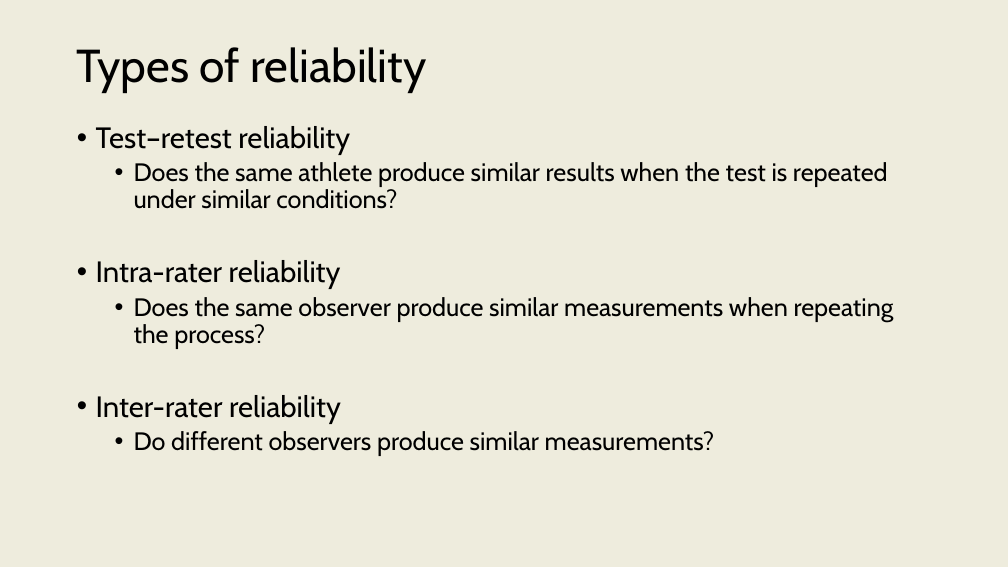
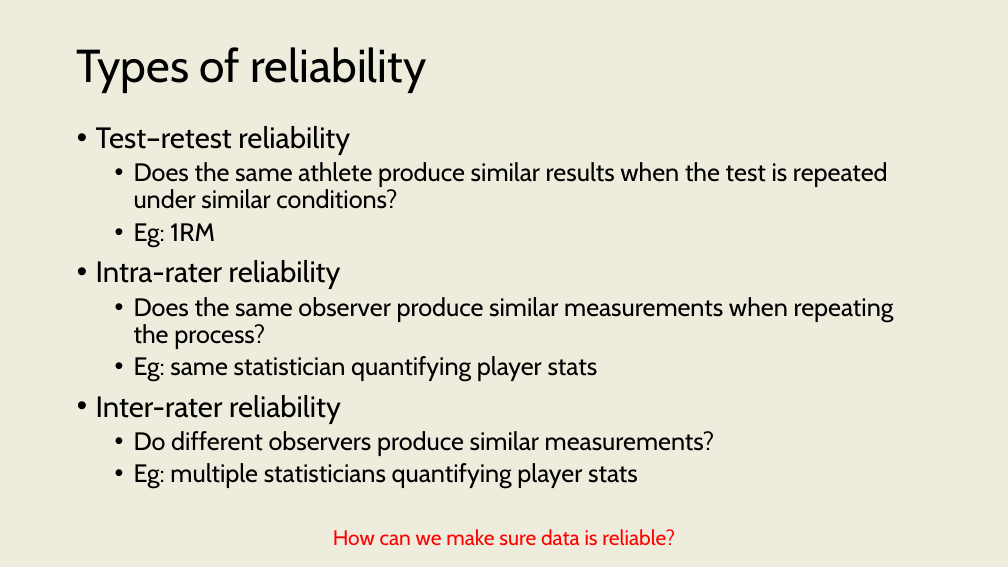
Before and after one commit to onishisaryu/HES-3000-Sports-Data-Analytics, a slide deck: slide 7 of pptx/Lecture5.pptx. Drawn at 1008x567 pixels with LibreOffice and Linux fonts; fonts in the diff are those of the drawing. Boxes give left, top, right and bottom in pixels: in the first picture for what was removed or moved away, otherwise in the second. Text is boxed around its words. In the diff, an @@ line names an element or a change of style, - is before the commit and + after.

```diff
--- a/pptx/Lecture5.pptx
+++ b/pptx/Lecture5.pptx
@@ text at <box>134,223,215,247</box>: paragraph added @@
+  • Eg: 1RM
@@ text at <box>134,356,598,381</box>: paragraph added @@
+  • Eg: same statistician quantifying player stats
@@ text at <box>134,463,638,489</box>: paragraph added @@
+  • Eg: multiple statisticians quantifying player stats
@@ text added at <box>333,529,675,546</box>, 20 pt, text #FF0000 @@
+How can we make sure data is reliable?
```
Also in this commit, not shown: 13 other slides changed, 1 slide added, 1 slide removed, 2 other files.
